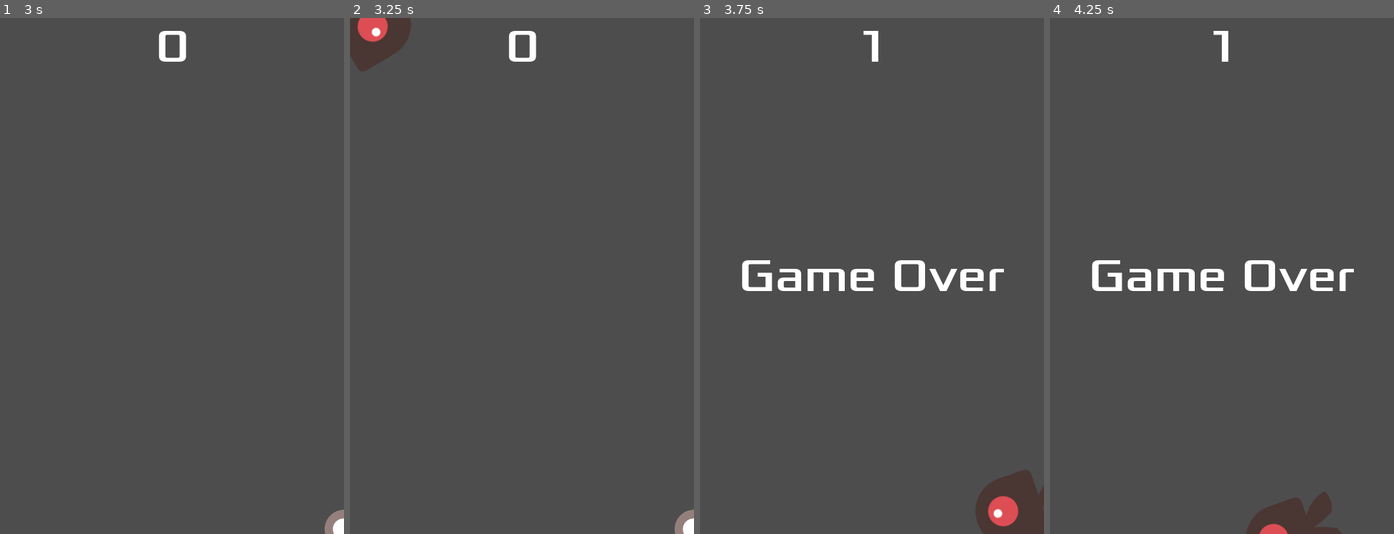
Above: before the commit, frames 1-4 (left to right).
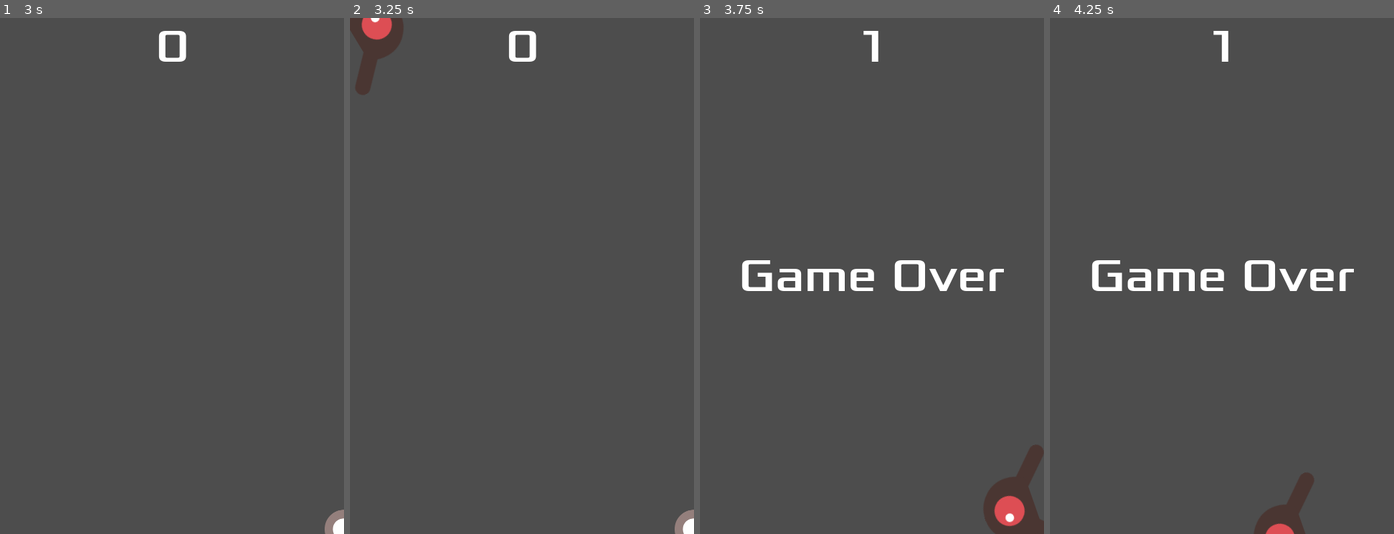
Above: after the commit, the same moments.

Repository: kisiseldwarf/godot-2D-first-game
Game: Godot game, scene res://main.tscn
Same seed, same stepped clock (60 frames per second), same inputs: the game is played once before the commit and once after it.
Inputs:
- Up to frame 1 (3 s): click "Start" at 0.5 s; tap Enter at 1.25 s; hold Right (move_right) 1.28-2.03 s; hold Down (move_down) 2.03-2.78 s; hold Right (move_right) from 2.78 s (still down)
- Up to frame 2 (3.25 s): keep holding Right (move_right)
- Up to frame 3 (3.75 s): release Right (move_right) at 3.53 s; hold Up (move_up) from 3.53 s (still down)
- Up to frame 4 (4.25 s): keep holding Up (move_up)

Frame 1 is identical in both runs. In frame 2, 0.7% of the frame differs, in the area x 0-18%, y 0-15%; in frame 3, 0.9%, in the area x 80-100%, y 82-100%; in frame 4, 0.9%.
Error after the commit: Invalid type in function 'connect' in base 'CollisionShape2D'. Cannot convert argument 2 from Nil to Callable. (res://mob.gd:6)

Commit message:
first commit

Diff:
--- a/Player.gd
+++ b/Player.gd
@@ -5,12 +5,10 @@
 @export var speed = 400 # How fast the player will move (pixels/sec).
 var screen_size # Size of the game window.
 
-
 # Called when the node enters the scene tree for the first time.
 func _ready():
 	screen_size = get_viewport_rect().size
 	hide()
-
 
 # Called every frame. 'delta' is the elapsed time since the previous frame.
 func _process(delta):
@@ -33,6 +31,8 @@
 	position += velocity * delta
 	position = position.clamp(Vector2.ZERO, screen_size)
 
+	$AnimatedSprite2D.animation_changed.connect(debug.bind("animation has changed"))
+
 	if velocity.x != 0:
 		$AnimatedSprite2D.animation = "walk"
 		$AnimatedSprite2D.flip_v = false
@@ -41,6 +41,10 @@
 	elif velocity.y != 0:
 		$AnimatedSprite2D.animation = "up"
 		$AnimatedSprite2D.flip_v = velocity.y > 0
+
+
+func debug(debugMessage):
+	print(debugMessage)
 
 func start(pos):
 	position = pos
--- a/mob.gd
+++ b/mob.gd
@@ -3,9 +3,12 @@
 
 # Called when the node enters the scene tree for the first time.
 func _ready():
+	$CollisionShape2D.connect("child_entered_tree", my_func())
 	var mob_types = $AnimatedSprite2D.sprite_frames.get_animation_names()
 	$AnimatedSprite2D.play(mob_types[randi() % mob_types.size()])
 
+func my_func():
+	print('lol')
 
 # Called every frame. 'delta' is the elapsed time since the previous frame.
 func _process(delta):
